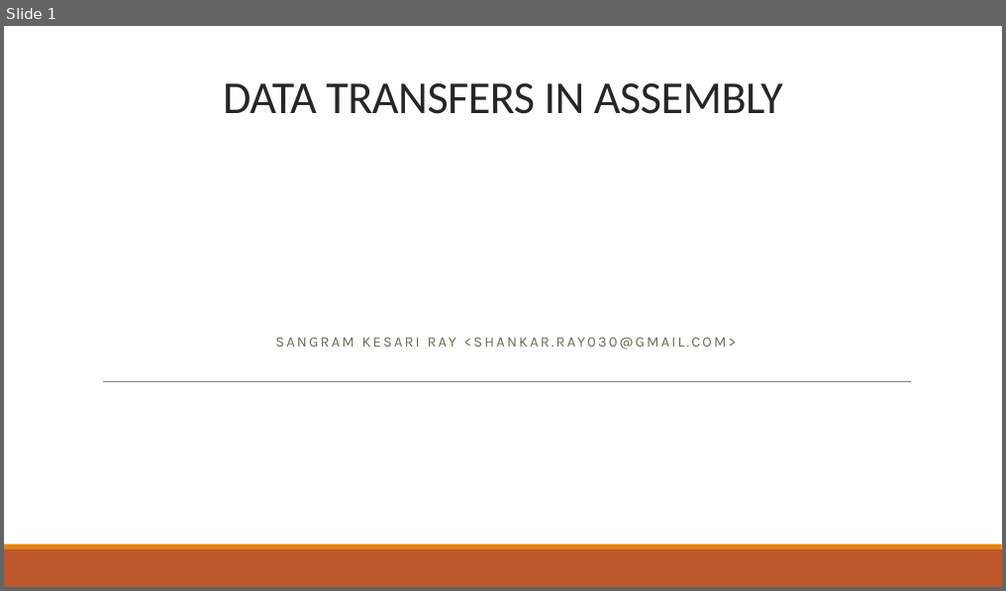
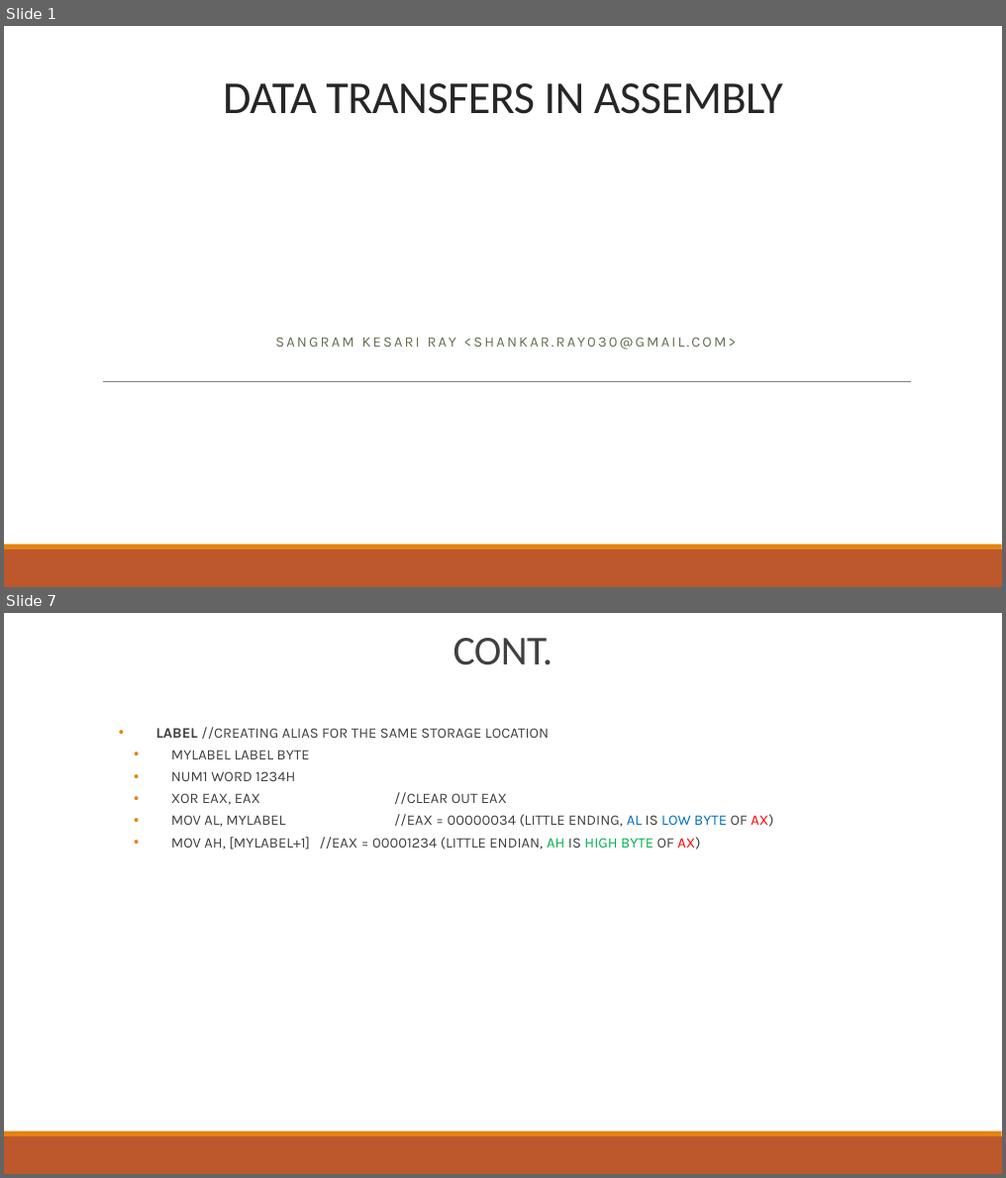
Before and after one commit to b1nch3f/Assembly-Language-Tutorials-for-Windows, a slide deck: 04 Data Transfers/Data Transfers - Part 2.pptx. Shown one above the other, each under a label of ours: slide 1 before the commit, slides 1 and 7 after it; the slides between them are not shown. The pictures are 1006x591 and 1006x1178 pixels, drawn with LibreOffice and Linux fonts; fonts in the diff are those of the drawing. Boxes give left, top, right and bottom in pixels: in the first picture for what was removed or moved away, otherwise in the second. Text is boxed around its words. In the diff, an @@ line names an element or a change of style, - is before the commit and + after.

```diff
--- a/04 Data Transfers/Data Transfers - Part 2.pptx
+++ b/04 Data Transfers/Data Transfers - Part 2.pptx
@@ slide 7 added at (4,613,1002,1174), background #FFFFFF; not listed: 2 template elements that a slide beside it also shows @@
@@ title added at (453,638,553,665), 39.6 pt, text #404040 @@
+CONT.
@@ subtitle added at (156,727,773,850), 14 pt, text #404040 @@
+  • LABEL //CREATING ALIAS FOR THE SAME STORAGE LOCATION
+    • MYLABEL LABEL BYTE
+    • NUM1 WORD 1234H
+    • XOR EAX, EAX //CLEAR OUT EAX
+    • MOV AL, MYLABEL //EAX = 00000034 (LITTLE ENDING, AL IS LOW BYTE OF AX)
+    • MOV AH, [MYLABEL+1] //EAX = 00001234 (LITTLE ENDIAN, AH IS HIGH BYTE OF AX)
```
Also in this commit, not shown: 9 other slides added, 7 slides removed, 17 other files.
